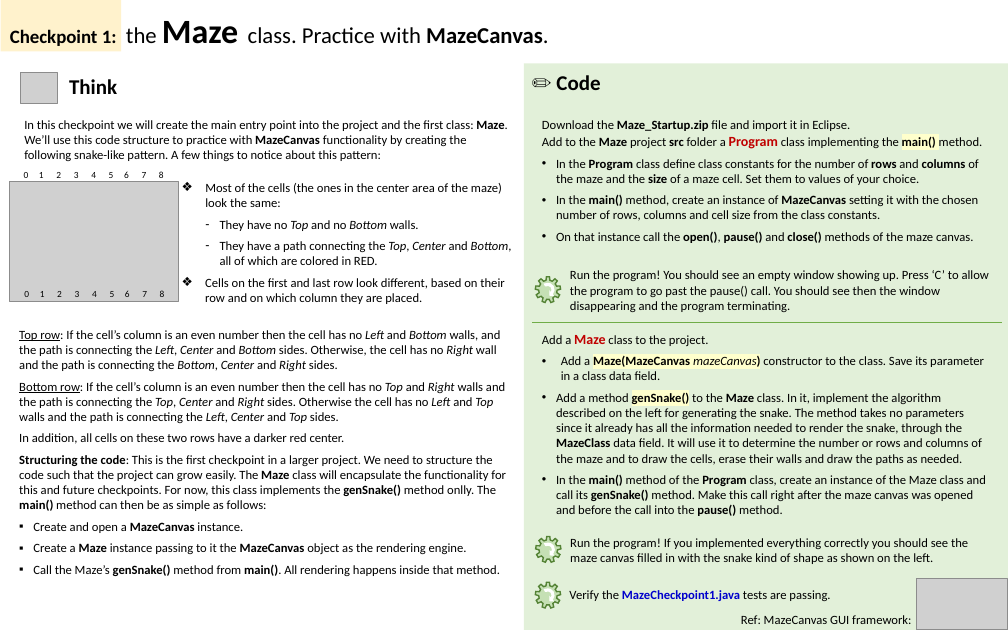
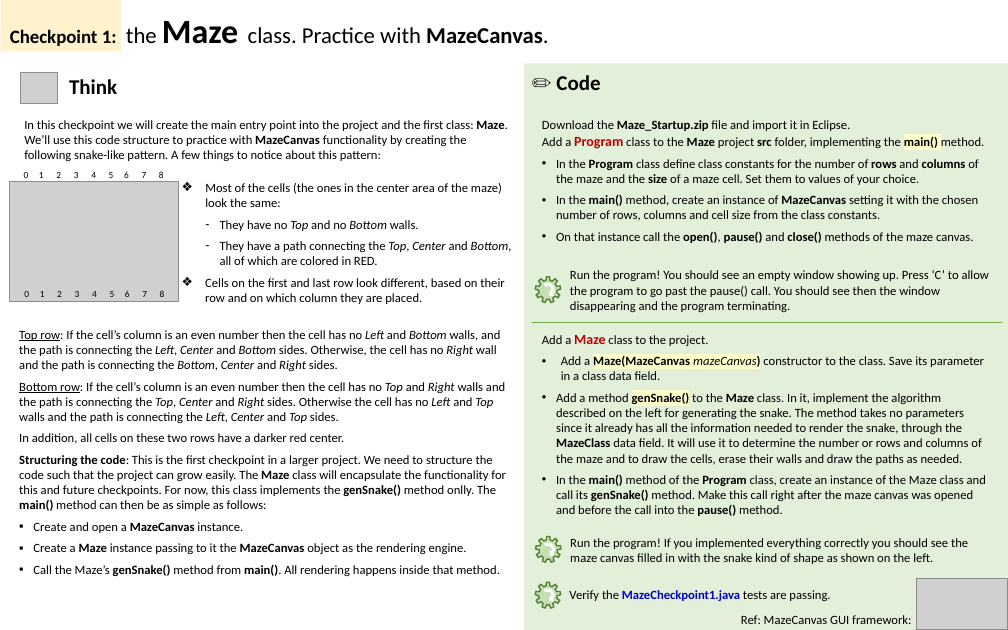
Before and after one commit to mihaiep/Code2020-Sinaia, a slide deck: slide 6 of Documents/Project/Maze Project.pptx. Drawn at 1008x630 pixels with LibreOffice and Linux fonts; fonts in the diff are those of the drawing; grey boxes stand for pictures. Boxes give left, top, right and bottom in pixels: in the first picture for what was removed or moved away, otherwise in the second. Text is boxed around its words. In the diff, an @@ line names an element or a change of style, - is before the commit and + after.

Commit message:
Update MazeSolved code and ppt to Checkpoint6a

```diff
--- a/Documents/Project/Maze Project.pptx
+++ b/Documents/Project/Maze Project.pptx
@@ text at bbox=[542, 120, 985, 149]: text changed @@
-Download the Maze_Startup.zip file and import it in Eclipse.
-Add to the Maze project src folder a Program class implementing the main() method.
+Download the Maze_Startup.zip file and import it in Eclipse.
+Add a Program class to the Maze project src folder, implementing the main() method.
```
Also in this commit, not shown: 5 other slides changed, 5 other files.
